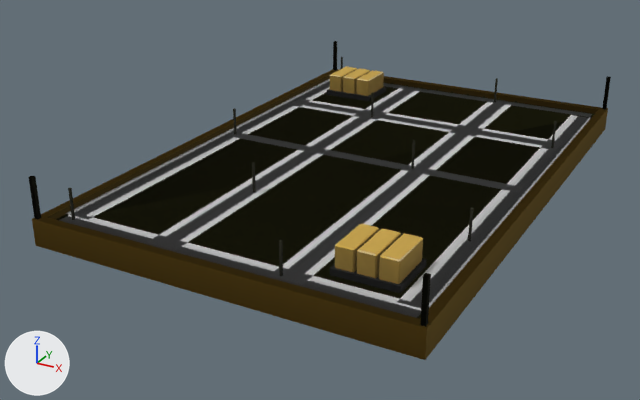
The glTF model assets/set_v5/meridian_power_plant_foundation.glb as it was, and as the next commit left it.
The view is the same before and after, from a camera (50 mm lens) standing at (7.44, -15.45, 7.01) and looking at (-0.61, -0.81, -0.31). Arrows for +X, +Y and +Z are at lower left; the lights stay in place. The first picture is the older version. Vertices at exactly the same position are counted once.

Objects in the first picture: 'body', 'body.001', 'body.002'.
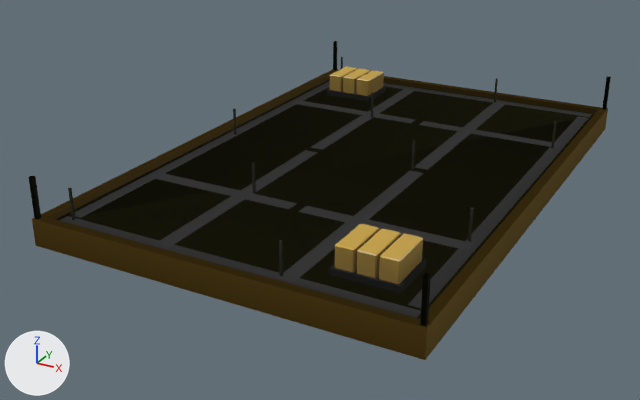
Boxes (x1, y1, x2, y2) around the edits, measured in the pictures (640 x 400 px; the box of a moved part takes in the faces that stretch with it):
'body', reshaped: before (30, 41, 611, 326); after (30, 41, 611, 327)
'body.002', reshaped: before (29, 42, 610, 327); after (29, 42, 592, 317)
part 1 of me_mesh_0, reshaped: before (156, 88, 561, 272); after (150, 172, 297, 209)
part 2 of me_mesh_1, built on: before (279, 106, 503, 282); after (154, 91, 561, 282)
part 3 of me_mesh_2, rebuilt (41% narrower, 43% shorter): before (148, 87, 422, 249); after (158, 150, 318, 242)
part 4 of me_mesh_2, rebuilt (not visible afterwards): before (398, 115, 591, 308)
part 5 of me_mesh_2, rebuilt: before (270, 100, 513, 285); after (284, 171, 423, 273)
part 6 of me_mesh_2, rebuilt (not visible afterwards): before (62, 215, 421, 317)
part 7 of me_mesh_2, rebuilt: before (288, 98, 563, 150); after (419, 121, 552, 143)
part 8 of me_mesh_2, rebuilt (not visible afterwards): before (65, 79, 330, 219)
part 9 of me_mesh_2, moved or reshaped (not visible before): after (292, 88, 505, 165)
part 10 of me_mesh_2, added: after (299, 206, 470, 243)
part 11 of me_mesh_2, edited (looks the same): (29, 42, 568, 219) in both

Patch to the scene script:
```diff
--- a/assets/set_v5/meridian_power_plant_foundation.glb.py
+++ b/assets/set_v5/meridian_power_plant_foundation.glb.py
@@ me_mesh_0 @@
 # used by ob_body; parent = ob_meridian_power_plant_foundation_lod0; location = (0.0, 0.0, 0.0)
-me_mesh_0.from_pydata(...)  # 552 vertices, 736 faces; spans x -3.69..3.69, y -5.59..5.59, z 0.0..1.3
+me_mesh_0.from_pydata(...)  # 392 vertices, 524 faces; spans x -3.69..3.69, y -5.59..5.59, z 0.0..1.3
+# me_mesh_0 part 1
+# 4 vertices are removed from x -3.3..3.3, y -0.15..0.15, z 0.42
+# 8 faces are deleted
+# 14 vertices are added at x -3.3..3.3, y -2.9..2.6, z 0.42
+# 6 new vertices lie (0.0, 0.3, 0.0) away from vertices in x -3.3..3.3, y -2.9..2.6, z 0.42
+# 16 new faces join them, mat_team
+# other edits to the shape of me_mesh_0 do not show in these pictures
 me_mesh_0.materials.append(mat_paint)
@@ me_mesh_1 @@
 # used by ob_body_001; parent = ob_meridian_power_plant_foundation_lod1; location = (0.0, 0.0, 0.0)
-me_mesh_1.from_pydata(...)  # 112 vertices, 134 faces; spans x -3.69..3.69, y -5.59..5.59, z 0.0..1.3
+me_mesh_1.from_pydata(...)  # 128 vertices, 142 faces; spans x -3.69..3.69, y -5.59..5.59, z 0.0..1.3
+# me_mesh_1 part 2
+# 4 vertices are removed from x -3.3..3.3, y -0.15..0.15, z 0.42
+# 8 faces are deleted
+# 14 vertices are added at x -3.3..3.3, y -2.9..2.6, z 0.42
+# 6 new vertices lie (0.0, 0.3, 0.0) away from vertices in x -3.3..3.3, y -2.9..2.6, z 0.42
+# 16 new faces join them, mat_team
 me_mesh_1.materials.append(mat_paint)
@@ me_mesh_2 @@
 # used by ob_body_002; parent = ob_meridian_power_plant_foundation_lod2; location = (0.0, 0.0, 0.0)
-me_mesh_2.from_pydata(...)  # 88 vertices, 102 faces; spans x -3.69..3.69, y -5.59..5.59, z 0.0..1.3
-me_mesh_2.materials.append(mat_paint)
+me_mesh_2.from_pydata(...)  # 84 vertices, 72 faces; spans x -3.66..3.66, y -5.56..5.56, z 0.0..1.3
+# me_mesh_2 part 3: the loose piece of 4 vertices spanning x -1.5..-0.9, y -5.2..5.2, z 0.42 is rebuilt with 4 vertices and now spans x -1.35..-1.05, y -5.2..-0.1, z 0.42
+# me_mesh_2 part 4: the loose piece of 4 vertices spanning x 2.97..3.57, y -4.98..4.98, z 0.42 is rebuilt with 4 vertices and now spans x 3.14..3.4, y -4.98..4.98, z 0.42
+# me_mesh_2 part 5: the loose piece of 4 vertices spanning x 0.9..1.5, y -5.2..5.2, z 0.42 is rebuilt with 4 vertices and now spans x 1.05..1.35, y -5.2..-0.1, z 0.42
+# me_mesh_2 part 6: the loose piece of 4 vertices spanning x -3.4..3.4, y -5.47..-4.87, z 0.42 is rebuilt with 4 vertices and now spans x -3.4..3.4, y -5.3..-5.04, z 0.42
+# me_mesh_2 part 7: the loose piece of 4 vertices spanning x -3.3..3.3, y 2.45..3.05, z 0.42 is rebuilt with 4 vertices and now spans x 0.1..3.3, y 2.6..2.9, z 0.42
+# me_mesh_2 part 8: the loose piece of 4 vertices spanning x -3.57..-2.97, y -4.98..4.98, z 0.42 is rebuilt with 4 vertices and now spans x -3.4..-3.14, y -4.98..4.98, z 0.42
+# me_mesh_2 part 9: 24 vertices removed from x -3.69..3.69, y -5.59..5.59, z 0.0..0.52; 16 vertices added at x -3.4..3.4, y 0.1..5.3, z 0.42
+# me_mesh_2 part 10: 4 vertices added at x 0.1..3.3, y -2.9..-2.6, z 0.42
+# me_mesh_2 part 11: 46 kept faces spanning x -3.66..3.66, y -5.56..5.56, z 0.0..1.3 get new vertex colours; the middle colour goes from yellow #afaf5f to yellow #cece70
 me_mesh_2.materials.append(mat_paint2)
```
